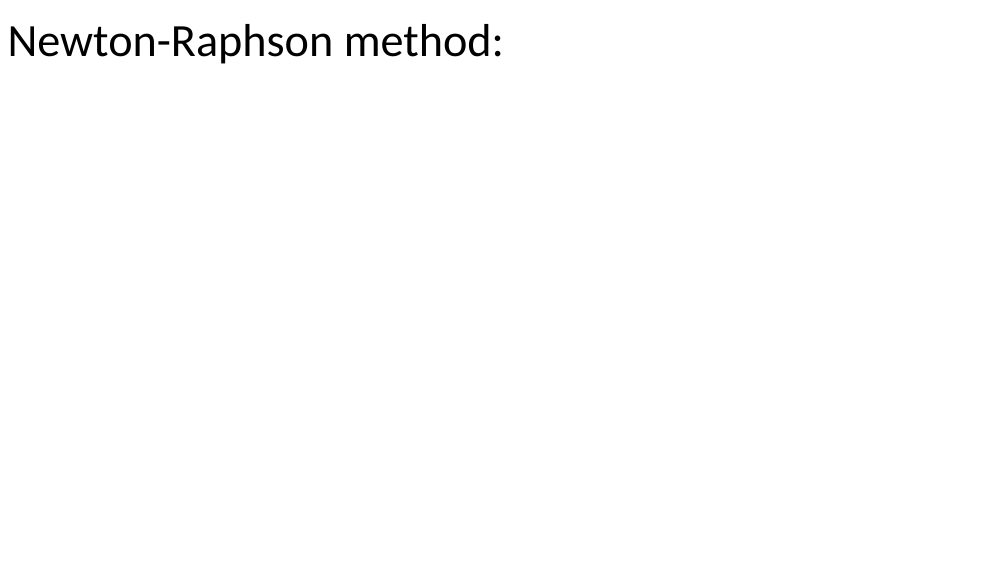
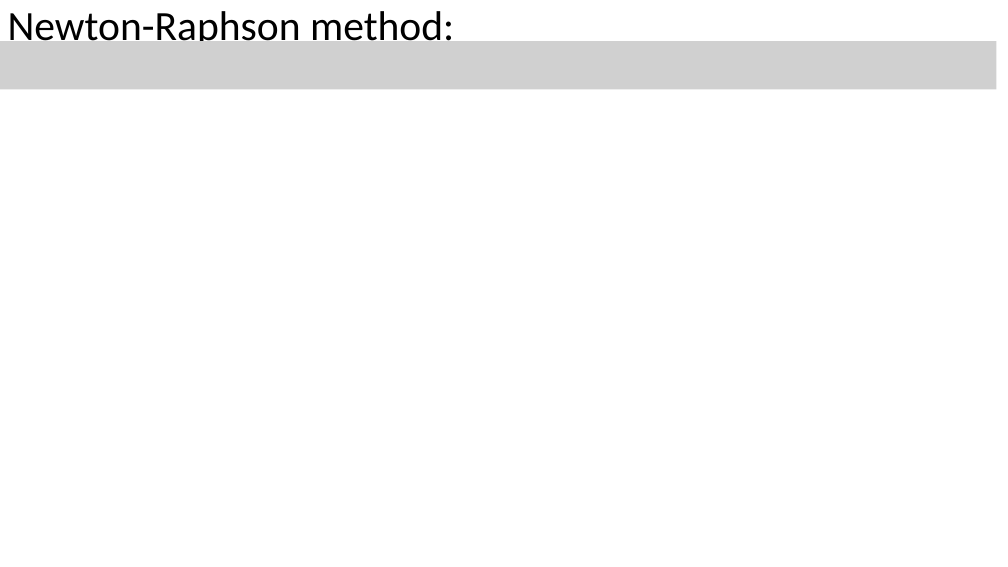
Before and after one commit to russellu/cs405, a slide deck: slide 12 of Lecture_16.pptx (slide 11 before the commit). Drawn at 1008x567 pixels with LibreOffice and Linux fonts; fonts in the diff are those of the drawing; grey boxes stand for pictures; background and template pictures are left out. Boxes give left, top, right and bottom in pixels: in the first picture for what was removed or moved away, otherwise in the second. Text is boxed around its words. In the diff, an @@ line names an element or a change of style, - is before the commit and + after.

```diff
--- a/Lecture_16.pptx
+++ b/Lecture_16.pptx
@@ title "Newton-Raphson method:" at [8, 11, 454, 51]: size 44 to 39.6 pt @@
@@ picture added at [0, 42, 997, 90] @@
```
Also in this commit, not shown: 7 other slides changed, 1 slide added.
